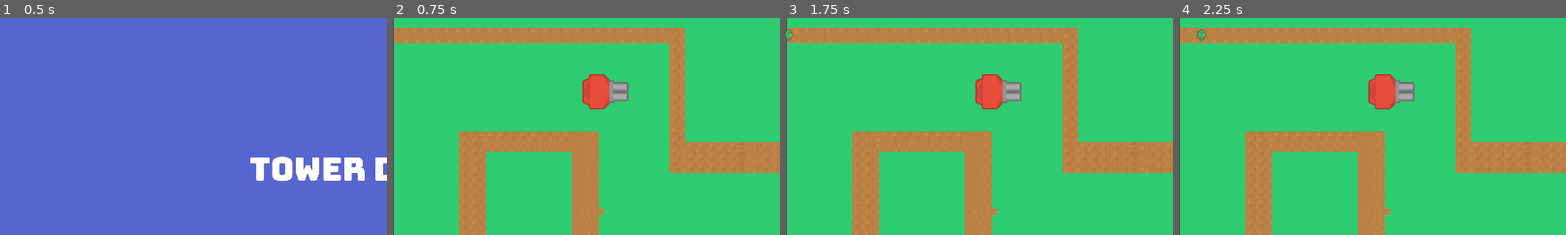
Above: before the commit, frames 1-4 (left to right).
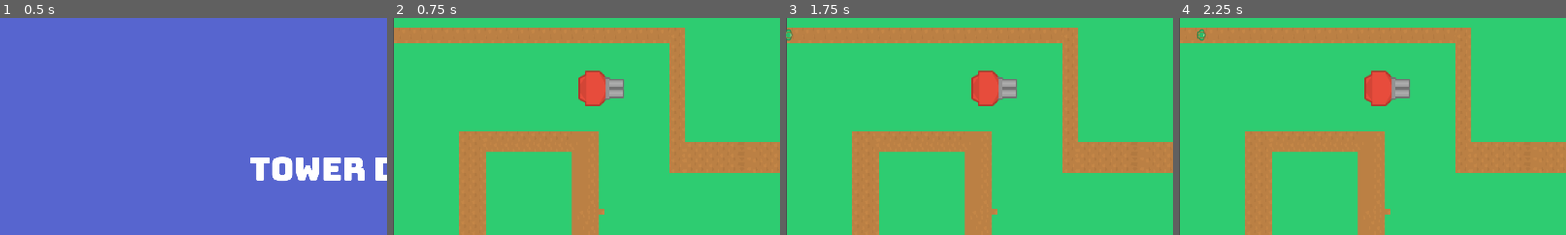
Above: after the commit, the same moments.

Repository: Robbedebie/Tower-Defense
Game: Godot game, scene res://main_menu.tscn
Same seed, same stepped clock (60 frames per second), same inputs: the game is played once before the commit and once after it.
Inputs:
- Up to frame 1 (0.5 s): no input
- Up to frame 2 (0.75 s): click "New Game" at 0.5 s
- Up to frame 3 (1.75 s): tap Enter at 1.25 s
- Up to frame 4 (2.25 s): tap Space at 2 s
The pictures show only the part of the screen within x 0-50%, y 0-50%; the shares and areas given below are measured in that part.

Frame 1 is identical in both runs. In frame 2, 1.0% of the frame differs, in the area x 47-61%, y 24-43%; in frame 3, 1.0%; in frame 4, 1.0%.

Commit message:
Added enemy counter

Diff:
--- a/PathSpawner.gd
+++ b/PathSpawner.gd
@@ -1,6 +1,7 @@
 extends Node2D
 
 @export var number_of_enemies = 9
+@export var wave_finished = false
 var counter = 0
 
 @onready var path = preload("res://Levels/level1_path.tscn")
@@ -9,3 +10,8 @@
 	if counter <= number_of_enemies:
 		var tempPath = path.instantiate()
 		add_child(tempPath)
+	else:
+		wave_finished = true
+
+func get_wave_finished():
+	return wave_finished
--- /dev/null
+++ b/main.gd
@@ -0,0 +1,13 @@
+extends Node
+
+
+# Called when the node enters the scene tree for the first time.
+func _ready():
+	pass # Replace with function body.
+
+
+# Called every frame. 'delta' is the elapsed time since the previous frame.
+func _process(delta):
+	var enemies = $PathSpawner.get_children()
+	if(enemies.size() == 1 && $PathSpawner.get_wave_finished()):
+		get_tree().change_scene_to_file("res://main_menu.tscn")
--- a/main.tscn
+++ b/main.tscn
@@ -1,10 +1,12 @@
-[gd_scene load_steps=4 format=3 uid="uid://dtu32xg8x063f"]
+[gd_scene load_steps=5 format=3 uid="uid://dtu32xg8x063f"]
 
 [ext_resource type="PackedScene" uid="uid://cd06tjp6armko" path="res://Levels/level1.tscn" id="1_5ihr7"]
 [ext_resource type="Script" path="res://PathSpawner.gd" id="1_f3o5m"]
+[ext_resource type="Script" path="res://main.gd" id="1_vtgy7"]
 [ext_resource type="PackedScene" uid="uid://dbek41afjfkv0" path="res://Towers/red_bullet_tower.tscn" id="3_cpgwr"]
 
 [node name="Main" type="Node"]
+script = ExtResource("1_vtgy7")
 
 [node name="Camera2D" type="Camera2D" parent="."]
 
@@ -22,7 +24,7 @@
 [node name="Towers" type="Node2D" parent="."]
 
 [node name="RedBulletTower" parent="." instance=ExtResource("3_cpgwr")]
-position = Vector2(-433, -357)
+position = Vector2(-443, -365)
 bulletDamage = 5
 
 [connection signal="timeout" from="PathSpawner/Timer" to="PathSpawner" method="_on_timer_timeout"]
--- a/path.tscn
+++ b/path.tscn
@@ -1,7 +1,7 @@
-[gd_scene load_steps=4 format=3 uid="uid://dfht2rwilgdj6"]
+[gd_scene load_steps=4 format=3 uid="uid://b5db2vqrteir2"]
 
 [ext_resource type="Script" path="res://SoldierFollower2D.gd" id="1_63d28"]
-[ext_resource type="PackedScene" uid="uid://d0eafv1ukxl7m" path="res://enemy_person.tscn" id="1_113ai"]
+[ext_resource type="PackedScene" uid="uid://d0eafv1ukxl7m" path="res://Enemies/soldier.tscn" id="1_113ai"]
 
 [sub_resource type="Curve2D" id="Curve2D_2nvdk"]
 _data = {
